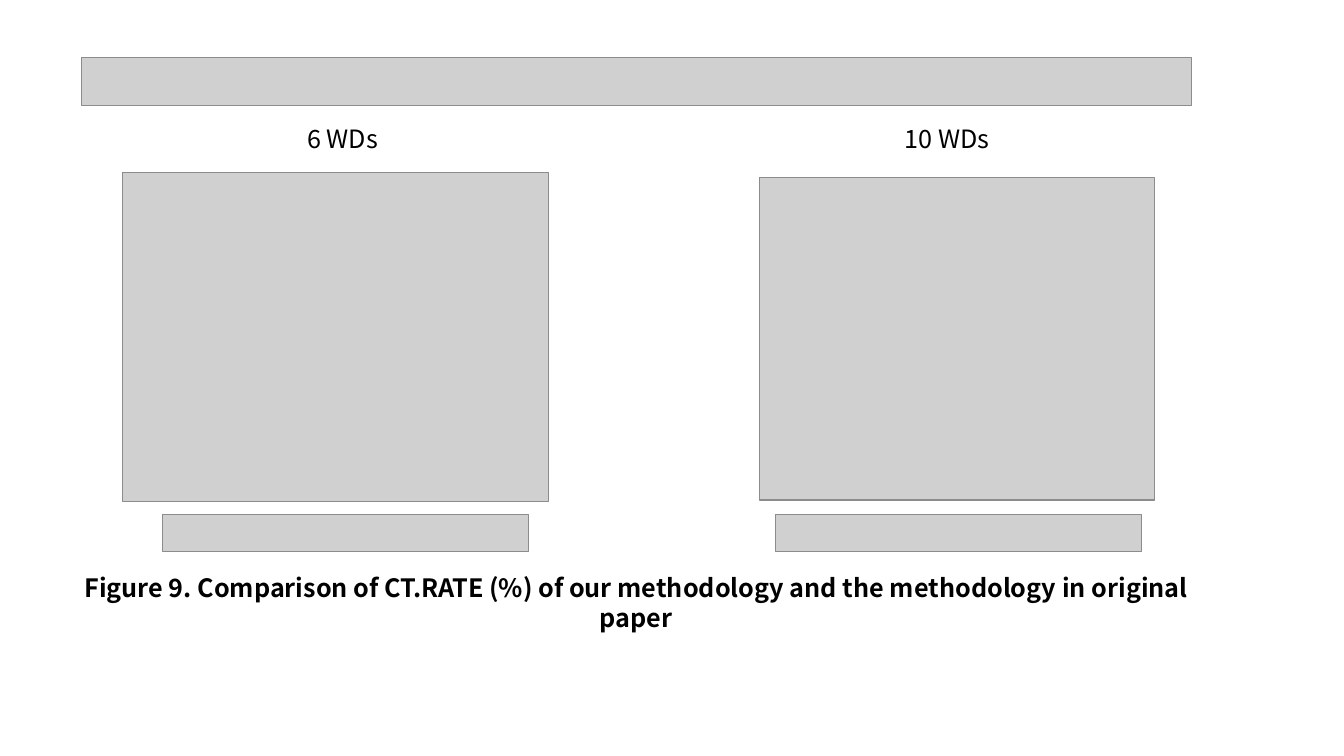
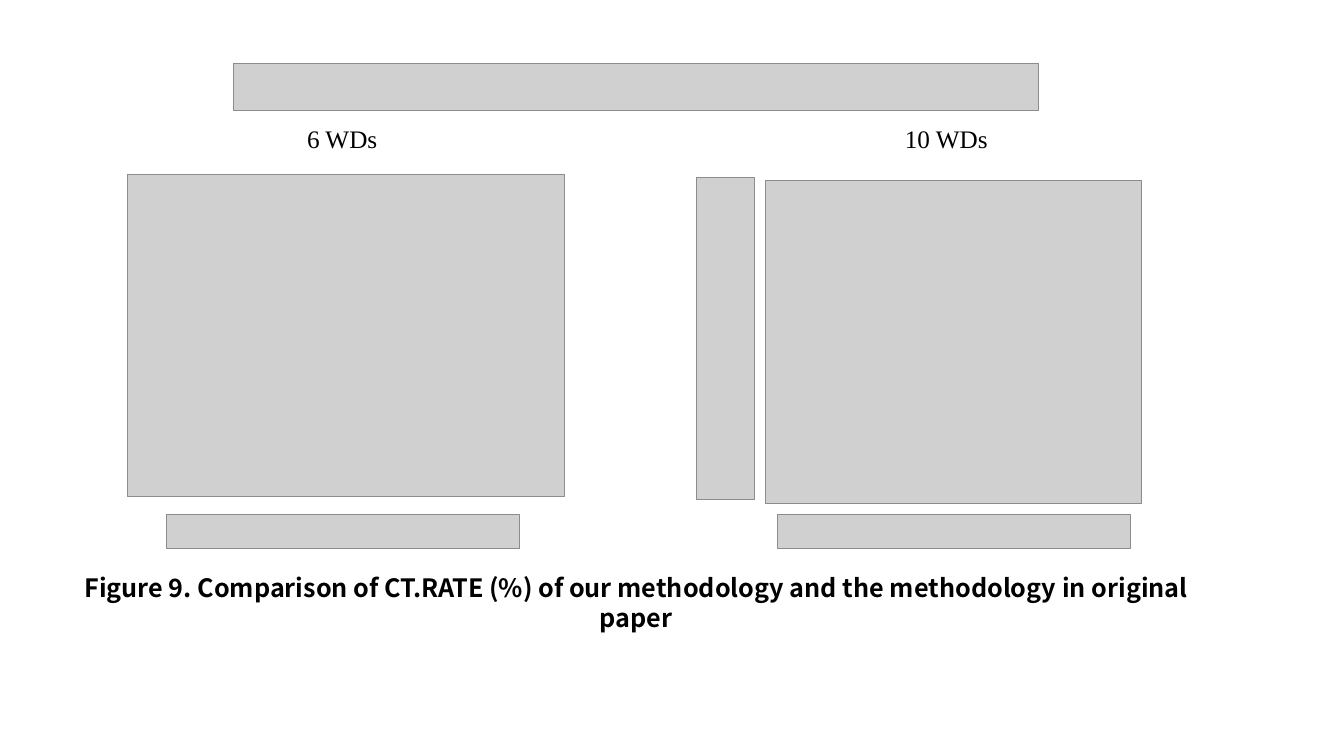
Before and after one commit to WannaBeSuperteur/2020, a slide deck: slide 19 of WPCN/for_final_paper.pptx (slide 18 before the commit). Drawn at 1344x756 pixels with LibreOffice and Linux fonts; fonts in the diff are those of the drawing; grey boxes stand for pictures. Boxes give left, top, right and bottom in pixels: in the first picture for what was removed or moved away, otherwise in the second. Text is boxed around its words. In the diff, an @@ line names an element or a change of style, - is before the commit and + after.

```diff
--- a/WPCN/for_final_paper.pptx
+++ b/WPCN/for_final_paper.pptx
@@ picture: place and size @@
-picture at [82, 57, 1192, 106]
+picture at [234, 64, 1040, 111]
@@ text "6 WDs" at [307, 131, 377, 149]: font Noto Sans CJK KR to Times New Roman @@
@@ text "10 WDs" at [905, 131, 988, 149]: font Noto Sans CJK KR to Times New Roman @@
@@ picture: place and size @@
-picture at [123, 172, 549, 501]
+picture at [127, 174, 565, 497]
@@ picture added at [697, 177, 754, 500] @@
@@ picture: place and size @@
-picture at [760, 177, 1154, 500]
+picture at [765, 180, 1142, 503]
@@ picture: place and size @@
-picture at [162, 515, 529, 552]
+picture at [166, 515, 519, 548]
@@ picture: place and size @@
-picture at [775, 515, 1142, 552]
+picture at [777, 515, 1130, 548]
```
Also in this commit, not shown: 6 slides added, 2 other files.
